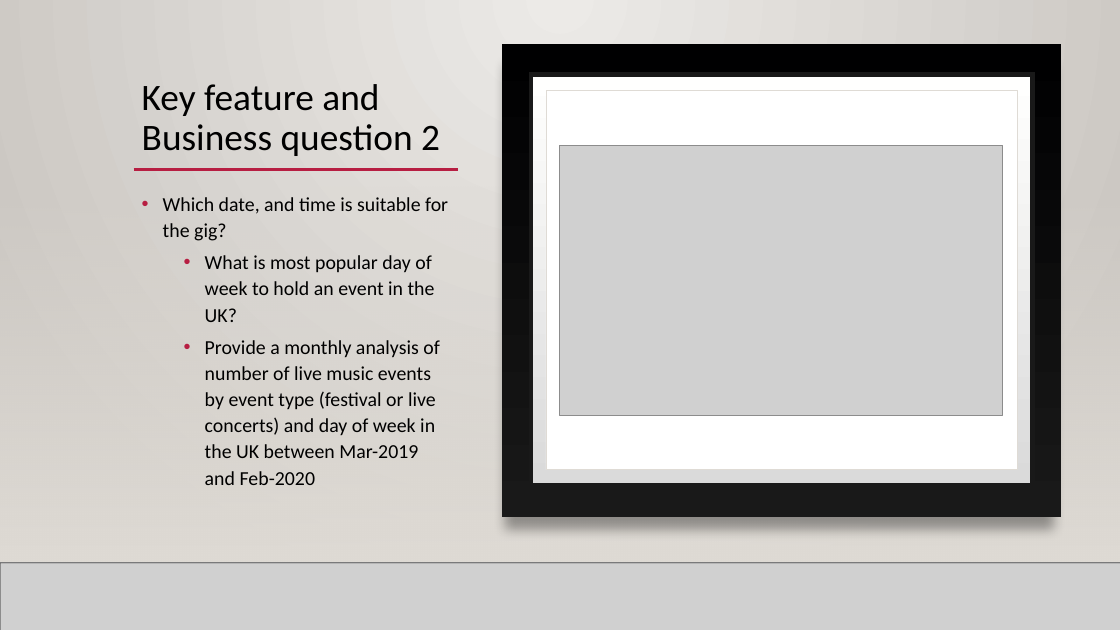
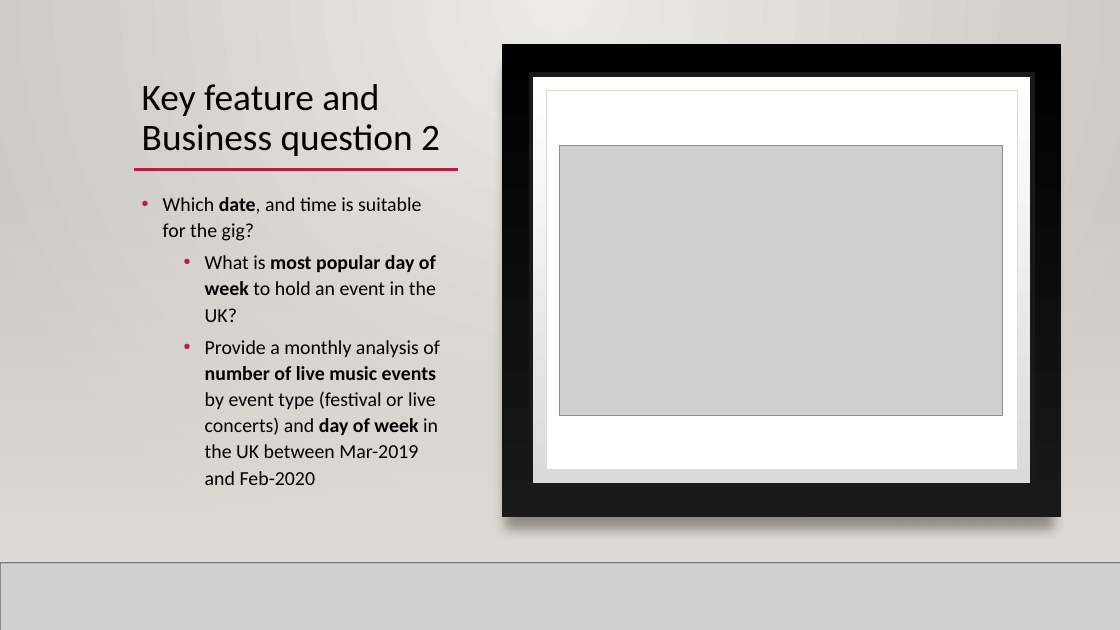
Before and after one commit to mahyarshu/Gigalytics, a slide deck: slide 27 of documents/Presentation/Innovators.pptx. Drawn at 1120x630 pixels with LibreOffice and Linux fonts; fonts in the diff are those of the drawing; grey boxes stand for pictures; background and template pictures are left out. Boxes give left, top, right and bottom in pixels: in the first picture for what was removed or moved away, otherwise in the second. Text is boxed around its words. In the diff, an @@ line names an element or a change of style, - is before the commit and + after.

```diff
--- a/documents/Presentation/Innovators.pptx
+++ b/documents/Presentation/Innovators.pptx
@@ text "Which date, and time is ..." at [163,197,440,485]: bold on in "date,", "most popular day of week", "number of live music events day of ..." @@
```
Also in this commit, not shown: 2 other slides changed.
